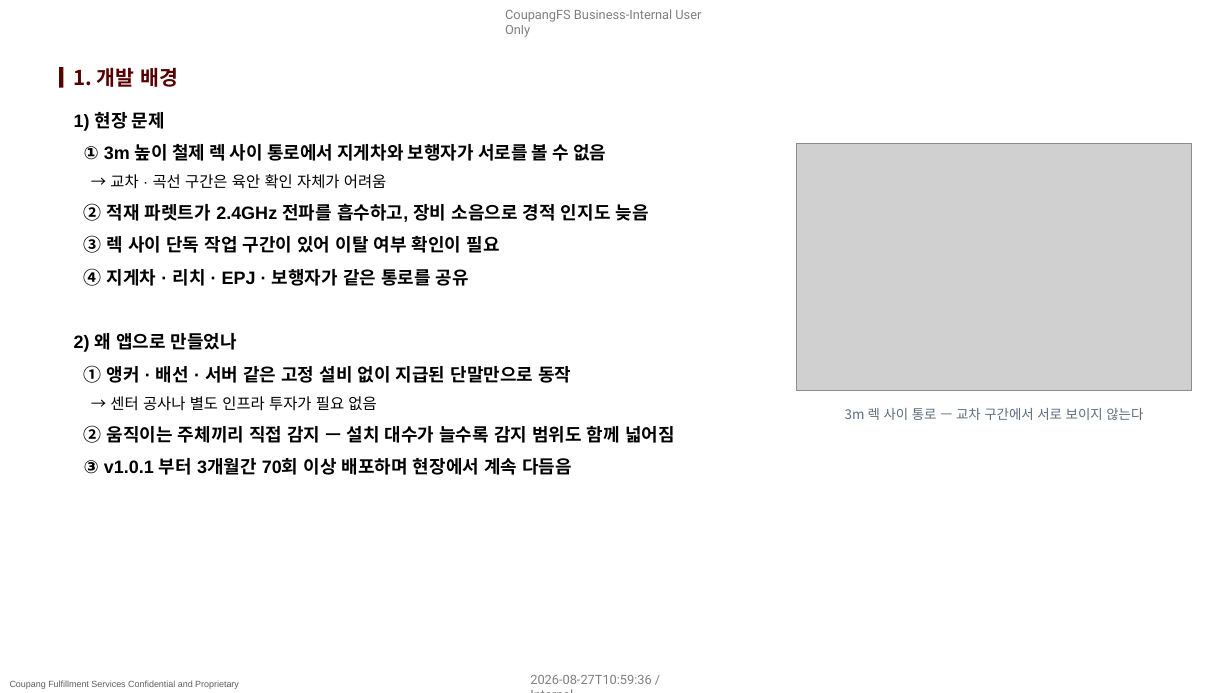
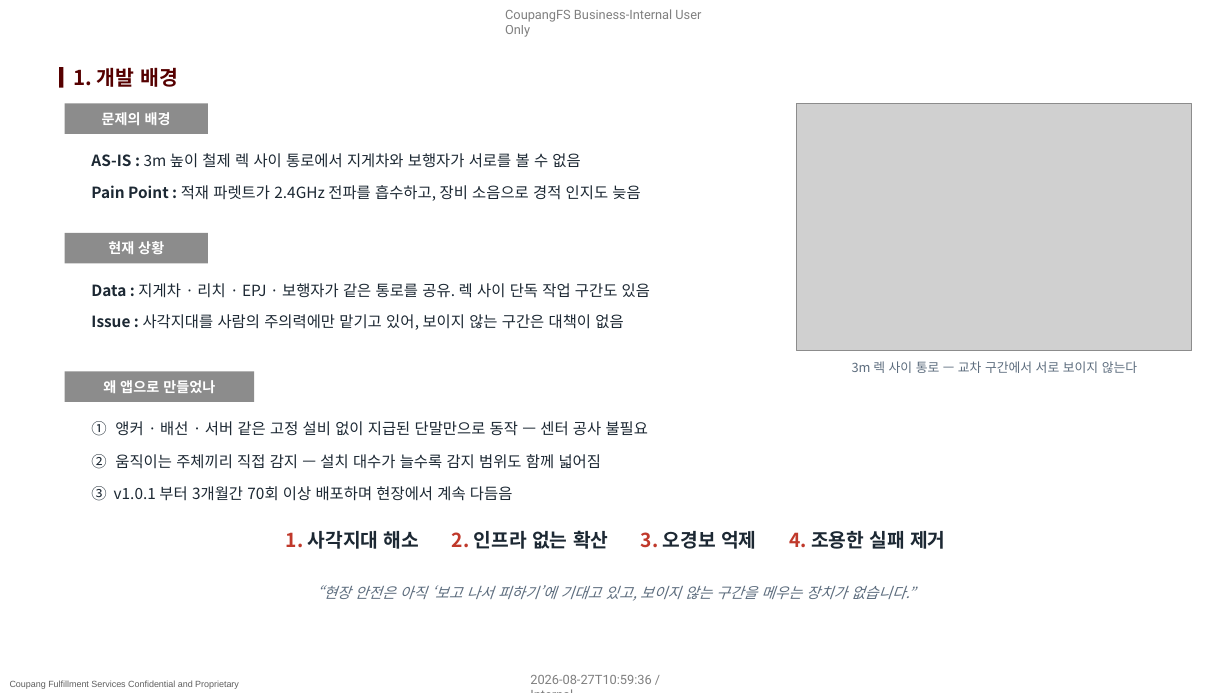
Before and after one commit to pslymzero-cyber/SafeAlert, a slide deck: slide 3 of docs/presentation/company_form/SafeAlert_보고_2026.08.pptx. Drawn at 1232x693 pixels with LibreOffice and Linux fonts; fonts in the diff are those of the drawing; grey boxes stand for pictures; background and template pictures are left out. Boxes give left, top, right and bottom in pixels: in the first picture for what was removed or moved away, otherwise in the second. Text is boxed around its words. In the diff, an @@ line names an element or a change of style, - is before the commit and + after.

```diff
--- a/docs/presentation/company_form/SafeAlert_보고_2026.08.pptx
+++ b/docs/presentation/company_form/SafeAlert_보고_2026.08.pptx
@@ rectangle added at bbox=[65, 104, 208, 134], fill #8C8C8C, 11 pt, text #FFFFFF, bold @@
+문제의 배경
@@ text removed at bbox=[74, 112, 675, 475] @@
-1) 현장 문제
-① 3m 높이 철제 렉 사이 통로에서 지게차와 보행자가 서로를 볼 수 없음
-→ 교차 · 곡선 구간은 육안 확인 자체가 어려움
-② 적재 파렛트가 2.4GHz 전파를 흡수하고, 장비 소음으로 경적 인지도 늦음
-③ 렉 사이 단독 작업 구간이 있어 이탈 여부 확인이 필요
-④ 지게차 · 리치 · EPJ · 보행자가 같은 통로를 공유
-2) 왜 앱으로 만들었나
-① 앵커 · 배선 · 서버 같은 고정 설비 없이 지급된 단말만으로 동작
-→ 센터 공사나 별도 인프라 투자가 필요 없음
-② 움직이는 주체끼리 직접 감지 — 설치 대수가 늘수록 감지 범위도 함께 넓어짐
-③ v1.0.1 부터 3개월간 70회 이상 배포하며 현장에서 계속 다듬음
@@ picture: place and size @@
-picture at bbox=[797, 143, 1192, 390]
+picture at bbox=[797, 104, 1192, 350]
@@ text added at bbox=[91, 153, 580, 168], 12 pt, text #1C2833 @@
+AS-IS : 3m 높이 철제 렉 사이 통로에서 지게차와 보행자가 서로를 볼 수 없음
@@ text added at bbox=[91, 185, 640, 201], 12 pt, text #1C2833 @@
+Pain Point : 적재 파렛트가 2.4GHz 전파를 흡수하고, 장비 소음으로 경적 인지도 늦음
@@ rectangle added at bbox=[65, 233, 208, 263], fill #8C8C8C, 11 pt, text #FFFFFF, bold @@
+현재 상황
@@ text added at bbox=[91, 283, 650, 298], 12 pt, text #1C2833 @@
+Data : 지게차 · 리치 · EPJ · 보행자가 같은 통로를 공유. 렉 사이 단독 작업 구간도 있음
@@ text added at bbox=[91, 314, 623, 330], 12 pt, text #1C2833 @@
+Issue : 사각지대를 사람의 주의력에만 맡기고 있어, 보이지 않는 구간은 대책이 없음
@@ rectangle added at bbox=[65, 372, 254, 402], fill #8C8C8C, 11 pt, text #FFFFFF, bold @@
+왜 앱으로 만들었나
@@ text "3m 렉 사이 통로 — ...": place and size @@
-text "3m 렉 사이 통로 — ..." at bbox=[845, 408, 1143, 420]
+text "3m 렉 사이 통로 — ..." at bbox=[852, 361, 1137, 373]
@@ text "3m 렉 사이 통로 — ..." at bbox=[852, 361, 1137, 373]: size 10.5 to 10 pt; more space between paragraphs @@
@@ text added at bbox=[91, 421, 648, 436], 12 pt, text #1C2833 @@
+① 앵커 · 배선 · 서버 같은 고정 설비 없이 지급된 단말만으로 동작 — 센터 공사 불필요
@@ text added at bbox=[91, 454, 601, 469], 12 pt, text #1C2833 @@
+② 움직이는 주체끼리 직접 감지 — 설치 대수가 늘수록 감지 범위도 함께 넓어짐
@@ text added at bbox=[91, 486, 512, 501], 12 pt, text #1C2833 @@
+③ v1.0.1 부터 3개월간 70회 이상 배포하며 현장에서 계속 다듬음
@@ text added at bbox=[286, 530, 945, 549], 15 pt, text #1C2833, bold @@
+1. 사각지대 해소 2. 인프라 없는 확산 3. 오경보 억제 4. 조용한 실패 제거
@@ text added at bbox=[317, 585, 915, 601], 11.5 pt, text #5D6D7E, italic @@
+“현장 안전은 아직 ‘보고 나서 피하기’에 기대고 있고, 보이지 않는 구간을 메우는 장치가 없습니다.”
```
Also in this commit, not shown: 5 other slides changed, 4 other files.
